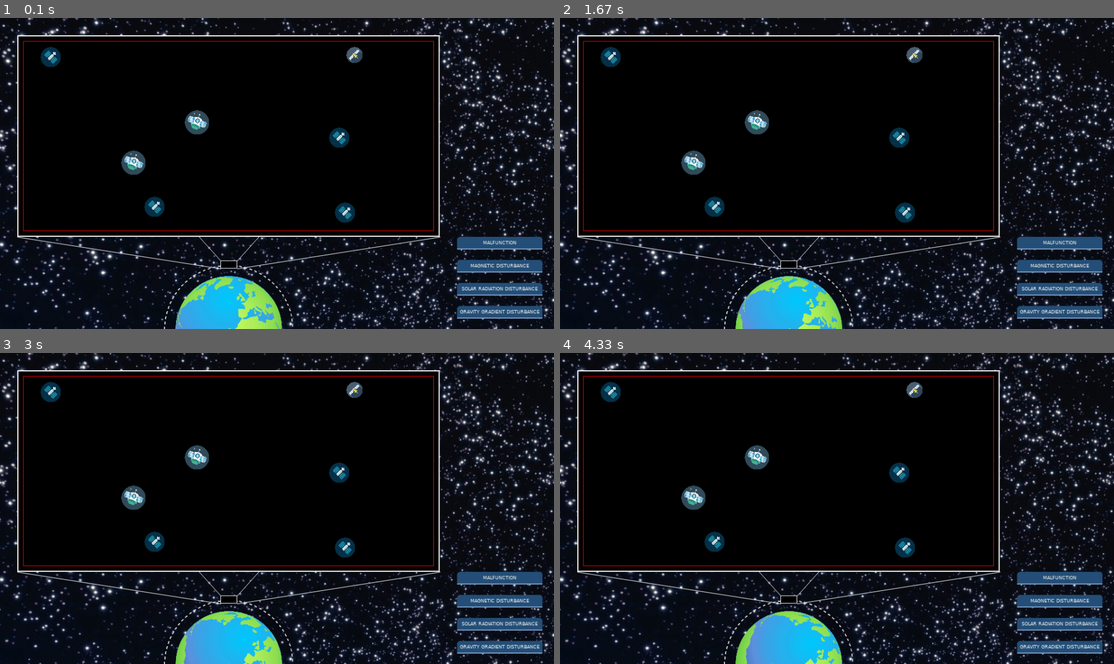
Above: before the commit, frames 1-4 (two rows, left to right).
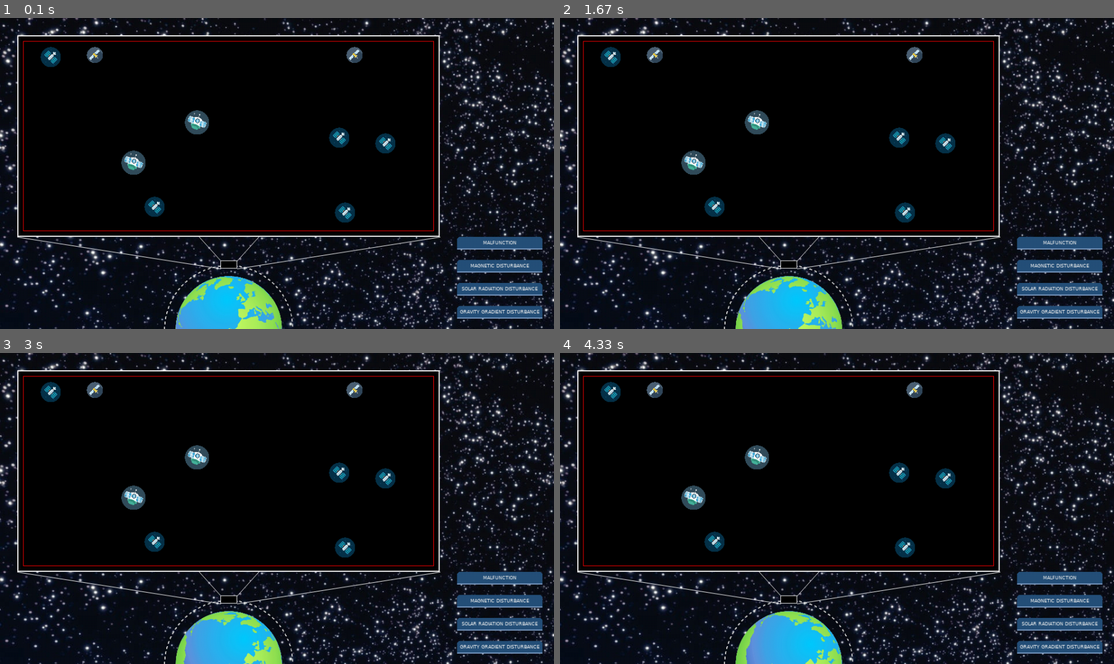
Above: after the commit, the same moments.

Repository: WesselOost/SatelliteSimulation2D
Game: pygame game, started from SatelliteSimulation/main.py
Two runs of this game, one before a commit and one after it. Both use one fixed random seed, a clock stepped at 60 frames per second and the inputs below.
Inputs (mouse positions are in pixels of both pictures, inside the frame that each line leads up to):
- Up to frame 1 (0.1 s): no input
- Up to frame 2 (1.67 s): no input
- Up to frame 3 (3 s): click (481, 617) at 1.88 s; click (288, 402) at 2.22 s
- Up to frame 4 (4.33 s): click (1047, 626) at 3.05 s; click (759, 443) at 3.38 s

The runs differ from the first frame. In frame 1, 0.3% of the frame differs, in the area x 15-72%, y 9-44%; in frame 2, 0.3%; in frame 3, 0.3%; in frame 4, 0.3%.

Commit message:
added collision detection/satellite observance

Diff:
--- a/SatelliteSimulation/controller/controller.py
+++ b/SatelliteSimulation/controller/controller.py
@@ -35,12 +35,12 @@
         self.gui = GUI(controller=self, width=1920, height=1080)
         border_parameters = self.gui.get_satellite_border()
 
-        self.space = Space(satelliteAmount=random.randint(1, 20),
-                           border_corner_x=border_parameters[0],
-                           border_corner_y=border_parameters[1],
-                           border_width=border_parameters[2],
-                           border_height=border_parameters[3],
-                           border_offset=border_parameters[4])
+        self.space = Space(satelliteAmount=random.randint(9, 10),
+                        border_corner_x=border_parameters[0],
+                        border_corner_y=border_parameters[1],
+                        border_width=border_parameters[2],
+                        border_height=border_parameters[3],
+                        border_offset=border_parameters[4])
         self.gui.start_simulation_loop()
 
 
@@ -56,7 +56,9 @@
 
 
     def next_frame(self):
-        self.space.move_malfunctioning_satellites()
+        satellites_moved: bool = self.space.move_influenced_satellites()
+        if satellites_moved:
+            self.space.update_satellite_observance()
         self.gui.update(self.space.satellites)
 
 
--- a/SatelliteSimulation/model/model.py
+++ b/SatelliteSimulation/model/model.py
@@ -31,10 +31,9 @@
     # ----------------------------------------------------------------------- #
     #  SUBSECTION: Constructor
     # ----------------------------------------------------------------------- #
-    def __init__(self, x: int, y: int, weight: int, size: int):
-        ## public
-        self.isCrashed: bool = False
-        self.observanceRadius: int = None
+    def __init__(self, x: int, y: int, weight: int, size: int, visibleSatellites:list=[]):
+        self.isCrashed: bool = False                                    #is the
+        self.observanceRadius: int = 75
         self.dangerZoneShift: int = 20
         self.x = x
         self.y = y
@@ -45,12 +44,14 @@
         self.surface = size * size
         self.size = size
         self.dangerZoneRadius = self.size // 2 + self.dangerZoneShift
-        ## __private
+        self.visible_satellites: list = visibleSatellites
 
 
     # ----------------------------------------------------------------------- #
     #  SUBSECTION: Getter/Setter
     # ----------------------------------------------------------------------- #
+    def get_center(self)->tuple:
+        return self.x+self.size/2, self.y+self.size/2
 
     # ----------------------------------------------------------------------- #
     #  SUBSECTION: Public Methods
@@ -59,8 +60,13 @@
         pass
 
 
-    def initiate_crash(self):
-        pass
+    def check_satellite_status(self):
+        if not self.isCrashed:
+            for satellite in self.visible_satellites:
+                outer_boarder = self.size/2 + satellite.size/2
+                if calculate_distance(self.get_center(), satellite.get_center()) <= outer_boarder:
+                    self.isCrashed = True
+
 
     # ----------------------------------------------------------------------- #
     #  SUBSECTION: Private Methods
@@ -109,6 +115,7 @@
         self.border_height = border_height
         self.border_padding = border_offset
         self.satellites: list = self.__create_satellites(satelliteAmount)
+        self.update_satellite_observance()
         ## __private
 
 
@@ -116,30 +123,87 @@
     #  SUBSECTION: Getter/Setter
     # ----------------------------------------------------------------------- #
 
+
     # ----------------------------------------------------------------------- #
     #  SUBSECTION: Public Methods
     # ----------------------------------------------------------------------- #
+    def update_satellite_observance(self):
+        for satellite in self.satellites:
+            satellite.visible_satellites = self.__get_visible_sattelites(satellite)
+            satellite.check_satellite_status()
+
+
     def create_disturbance(self, disturbanceType: str):
         if disturbanceType == "MALFUNCTION":
-            # disturbance = threading.Thread(target=self.__create_malfunction, args=(self.satellites,))
-            # disturbance.start()
             self.__create_malfunction2()
 
 
-    def detect_possible_collision(self):
-        pass
-
-
-    def move_malfunctioning_satellites(self):
+    def move_influenced_satellites(self)->bool:
+        """
+        If a satellite is disturbed by an external force
+        or malfunctioning the duration of the forced movement
+        is greater 0 and its updating its position. At the
+        same time the duration is counted down.
+        If the satellite crossed a outer border it has to move
+        one step backwards and to set the duration to zero.
+
+        Returns
+        -------
+        bool
+            True, if at least one satellite moved
+        """
+        has_moved = False
+        temp_bool = False
         for satellite in self.satellites:
             if satellite.malfunction_duration > 0:
                 satellite.x += satellite.velocity_x
                 satellite.y += satellite.velocity_y
                 satellite.malfunction_duration -= 1
+                has_moved = True
+                crahed_satellites = self.__check_crash_occurence(satellite)
+                if crahed_satellites:
+                    #TODO add conservation of momentum: p_ges = const = p1 + ... + pn = m1*v1+...+mn*vn
+                    satellite.x -= satellite.velocity_x
+                    satellite.y -= satellite.velocity_y
+                    satellite.malfunction_duration = 0
                 if not self.__inside_border(satellite, self.border_padding):
                     satellite.x -= satellite.velocity_x
                     satellite.y -= satellite.velocity_y
                     satellite.malfunction_duration = 0
+                    if not temp_bool:
+                        has_moved = False
+            temp_bool = has_moved
+        return has_moved
+
+
+    def update_border_and_satellite_data(self,
+                                        scale_factor,
+                                        border_corner_x,
+                                        border_corner_y,
+                                        border_width,
+                                        border_height,
+                                        border_padding):
+        self.scale_factor = scale_factor
+        self.update_satellite_size_and_position(scale_factor)
+
+        self.border_corner_x = border_corner_x
+        self.border_corner_y = border_corner_y
+        self.border_width = border_width
+        self.border_height = border_height
+        self.border_padding = border_padding
+
+
+    def update_satellite_size_and_position(self, scale_factor: float):
+        for satellite in self.satellites:
+            satellite.observanceRadius *= scale_factor
+            satellite.dangerZoneShift *= scale_factor
+            satellite.dangerZoneRadius *= scale_factor
+            satellite.size *= scale_factor
+            satellite.x *= scale_factor
+            satellite.y *= scale_factor
+            if satellite.malfunction_duration > 0:
+                satellite.velocity_x *= scale_factor
+                satellite.velocity_y *= scale_factor
 
 
     # ----------------------------------------------------------------------- #
@@ -154,6 +218,27 @@
                     satellites.append(satellite)
                     break
         return satellites
+
+
+    def __check_crash_occurence(self, satellite:Satellite)->list:
+        crashed_satellites = []
+        for other_satellite in satellite.visible_satellites:
+            outer_boarder = other_satellite.size/2 + satellite.size/2
+            if calculate_distance(other_satellite.get_center(), satellite.get_center()) < outer_boarder*0.90:
+                crashed_satellites.append(other_satellite)
+        return crashed_satellites
+
+
+    def __get_visible_sattelites(self, satellite: Satellite) -> list:
+        visible_satellites = []
+        for other_satellite in self.satellites:
+            if other_satellite is not satellite:
+                distance = calculate_distance(
+                    other_satellite.get_center(), satellite.get_center())
+
+                if distance <= satellite.observanceRadius:
+                    visible_satellites.append(other_satellite)
+        return visible_satellites
 
 
     def __create_random_satellite(self) -> Satellite:
@@ -177,7 +262,6 @@
     def __no_overlapp(self, new_satellite: Satellite, satellites: list) -> bool:
         if not satellites:
             return True
-
         # center coordinates for new satellite
         x1 = new_satellite.x + new_satellite.size / 2
         y1 = new_satellite.y + new_satellite.size / 2
@@ -221,10 +305,15 @@
 
 
     def __create_malfunction2(self):
-        satellite = self.satellites[random.randint(0, len(self.satellites) - 1)]
-        satellite.malfunction_duration = Disturbance().duration2
-        satellite.velocity_x = Disturbance().velocity_x * self.scale_factor
-        satellite.velocity_y = Disturbance().velocity_y * self.scale_factor
+        try:
+            satellite = random.choice([satellite for satellite in self.satellites if not satellite.isCrashed])
+            satellite.malfunction_duration = Disturbance().duration2
+            satellite.velocity_x = Disturbance().velocity_x * self.scale_factor
+            satellite.velocity_y = Disturbance().velocity_y * self.scale_factor
+        except IndexError:
+            #TODO everything is crashed, game over (maybe game over screen :p)
+            pass
+
 
 
     def __move_satellite(self, start_x: int, start_y: int, duration: int, velocity: int, direction: int,
@@ -245,33 +334,6 @@
             t = current_milli_time() - begin
 
 
-    def update_border_and_satellite_data(self,
-                                        scale_factor,
-                                        border_corner_x,
-                                        border_corner_y,
-                                        border_width,
-                                        border_height,
-                                        border_padding):
-        self.scale_factor = scale_factor
-        self.update_satellite_size_and_position(scale_factor)
-
-        self.border_corner_x = border_corner_x
-        self.border_corner_y = border_corner_y
-        self.border_width = border_width
-        self.border_height = border_height
-        self.border_padding = border_padding
-
-
-    def update_satellite_size_and_position(self, scale_factor: float):
-        for satellite in self.satellites:
-            satellite.size *= scale_factor
-            satellite.x *= scale_factor
-            satellite.y *= scale_factor
-            if satellite.malfunction_duration > 0:
-                satellite.velocity_x *= scale_factor
-                satellite.velocity_y *= scale_factor
-
-
 class Disturbance:
 
     def __init__(self):
--- a/SatelliteSimulation/view/view.py
+++ b/SatelliteSimulation/view/view.py
@@ -36,6 +36,13 @@
 SATELLITE_2 = pygame.image.load(os.path.join(ABSOLUTE_PATH, "Assets", "satellite2.png"))
 SATELLITE_3 = pygame.image.load(os.path.join(ABSOLUTE_PATH, "Assets", "satellite3.png"))
 
+SATELLITE_1_CRASHED = pygame.image.load(os.path.join(
+    ABSOLUTE_PATH, "Assets", "satellite1_crashed.png"))
+SATELLITE_2_CRASHED = pygame.image.load(os.path.join(
+    ABSOLUTE_PATH, "Assets", "satellite2_crashed.png"))
+SATELLITE_3_CRASHED = pygame.image.load(os.path.join(
+    ABSOLUTE_PATH, "Assets", "satellite3_crashed.png"))
+
 
 # =========================================================================== #
 #  SECTION: Class definitions
@@ -63,6 +70,9 @@
         SATELLITE_1.convert()
         SATELLITE_2.convert()
         SATELLITE_3.convert()
+        SATELLITE_1_CRASHED.convert()
+        SATELLITE_2_CRASHED.convert()
+        SATELLITE_3_CRASHED.convert()
 
         self.__controller = controller
 
@@ -80,7 +90,7 @@
                              earth_offset_x=(self.__surface.get_width() - top_button.x) // 2)
 
         self.__satellite_border = Border(x=0, y=0, width=top_button.x,
-                                         height=top_button.y, margin=DEFAULT_BORDER_OFFSET, padding=DEFAULT_BORDER_OFFSET / 3)
+                                        height=top_button.y, margin=DEFAULT_BORDER_OFFSET, padding=DEFAULT_BORDER_OFFSET / 3)
         self.__satellite_border.show_offset()
         self.__satellite_mini_border = self.__create_mini_border(
             self.__satellite_border.get_border(),
@@ -95,10 +105,10 @@
     def get_satellite_border(self) -> tuple:
         border = self.__satellite_border.get_border()
         return border.x, \
-               border.y, \
-               border.width, \
-               border.height, \
-               self.__satellite_border.get_padding()
+                border.y, \
+                border.width, \
+                border.height, \
+                self.__satellite_border.get_padding()
 
 
     def get_scale_factor(self) -> float:
@@ -148,7 +158,7 @@
     # ----------------------------------------------------------------------- #
 
     def __create_mini_border(self, satellite_border: pygame.Rect, dotted_circle_position: tuple,
-                             dotted_circle_width: int) -> Border:
+                            dotted_circle_width: int) -> Border:
         mini_border_scale = 0.04
         mini_border_width = satellite_border.width * mini_border_scale
         mini_border_height = satellite_border.height * mini_border_scale
@@ -156,11 +166,11 @@
         mini_border_y = dotted_circle_position[1] - mini_border_height // 2
 
         return Border(x=mini_border_x,
-                      y=mini_border_y,
-                      width=mini_border_width,
-                      height=mini_border_height,
-                      margin=0,
-                      padding=0)
+                    y=mini_border_y,
+                    width=mini_border_width,
+                    height=mini_border_height,
+                    margin=0,
+                    padding=0)
 
 
     def __start_simulation_loop(self):
@@ -210,11 +220,20 @@
     def __draw_satellite(self, satellite: Satellite):
         satellite_img = None
         if isinstance(satellite, SatelliteA):
-            satellite_img = SATELLITE_1
+            if satellite.isCrashed:
+                satellite_img = SATELLITE_1_CRASHED
+            else:
+                satellite_img = SATELLITE_1
         elif isinstance(satellite, SatelliteB):
-            satellite_img = SATELLITE_2
+            if satellite.isCrashed:
+                satellite_img = SATELLITE_2_CRASHED
+            else:
+                satellite_img = SATELLITE_2
         elif isinstance(satellite, SatelliteC):
-            satellite_img = SATELLITE_3
+            if satellite.isCrashed:
+                satellite_img = SATELLITE_3_CRASHED
+            else:
+                satellite_img = SATELLITE_3
         satellite_img = pygame.transform.scale(satellite_img, (satellite.size, satellite.size))
         self.__surface.blit(satellite_img, (satellite.x, satellite.y))
 
Binary file added: SatelliteSimulation/Assets/satellite1_crashed.png
Binary file added: SatelliteSimulation/Assets/satellite2_crashed.png
Binary file added: SatelliteSimulation/Assets/satellite3_crashed.png
